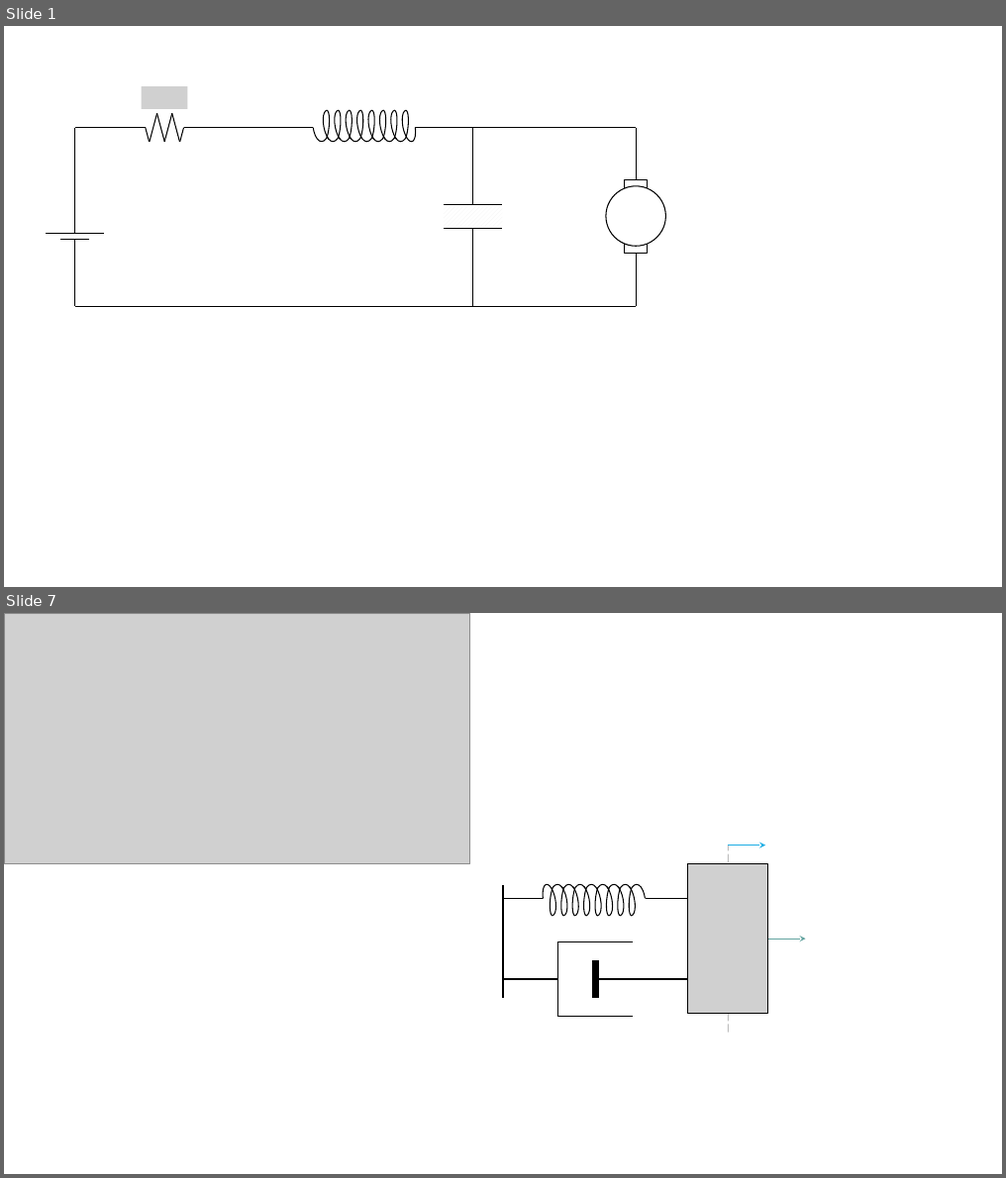
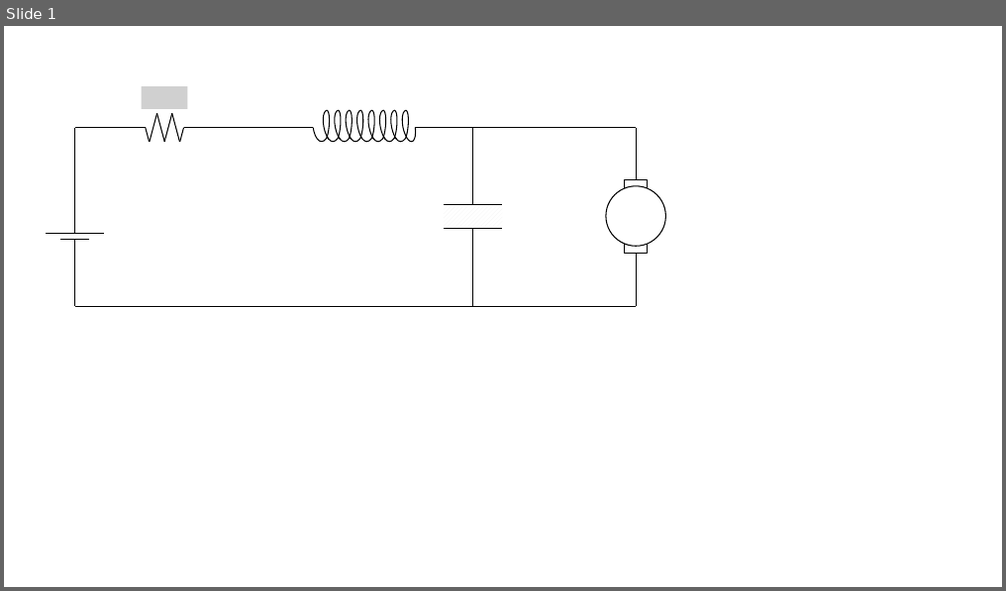
Before and after one commit to EngAhmedWaleed/Lectures-Collection, a slide deck: images/lec2/Source/From Magnetics (AW).pptx. Shown one above the other, each under a label of ours: slides 1 and 7 before the commit, slide 1 after it; the slides between them are not shown. The pictures are 1006x1178 and 1006x591 pixels, drawn with LibreOffice and Linux fonts; fonts in the diff are those of the drawing; grey boxes stand for pictures. Boxes give left, top, right and bottom in pixels: in the first picture for what was removed or moved away, otherwise in the second. Text is boxed around its words. In the diff, an @@ line names an element or a change of style, - is before the commit and + after.

```diff
--- a/images/lec2/Source/From Magnetics (AW).pptx
+++ b/images/lec2/Source/From Magnetics (AW).pptx
@@ slide 7 removed at (4,613,1002,1174), background #FFFFFF @@
@@ picture removed at (4,613,470,863) @@
@@ line removed from (728, 1032) to (728, 845) @@
@@ arrow removed from (728, 845) to (765, 845) @@
@@ picture removed at (688,863,768,1014) @@
@@ group removed at (503,883,688,927): 24 arc (boxed as its full ellipse)s, 2 lines @@
@@ line removed from (503, 998) to (503, 885) @@
@@ arrow removed from (768, 939) to (806, 939) @@
@@ group removed at (558,942,633,1017): 4 lines @@
@@ line removed from (503, 979) to (558, 979) @@
@@ line removed from (597, 979) to (688, 979) @@
```
Also in this commit, not shown: 1 slide changed, 5 slides added, 4 other slides removed, 13 other files.
